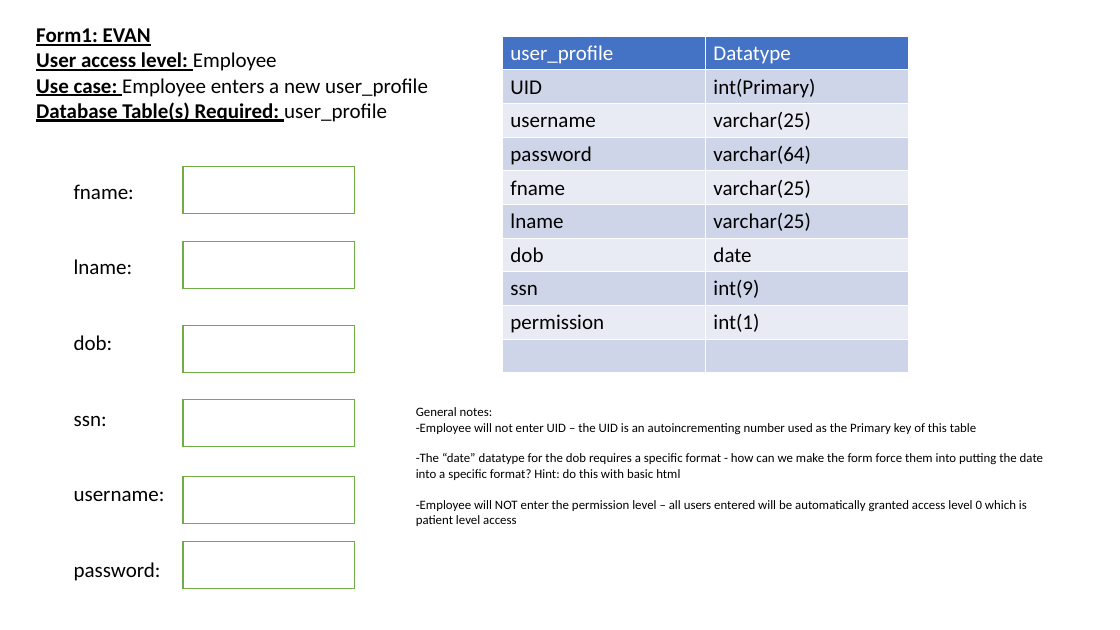
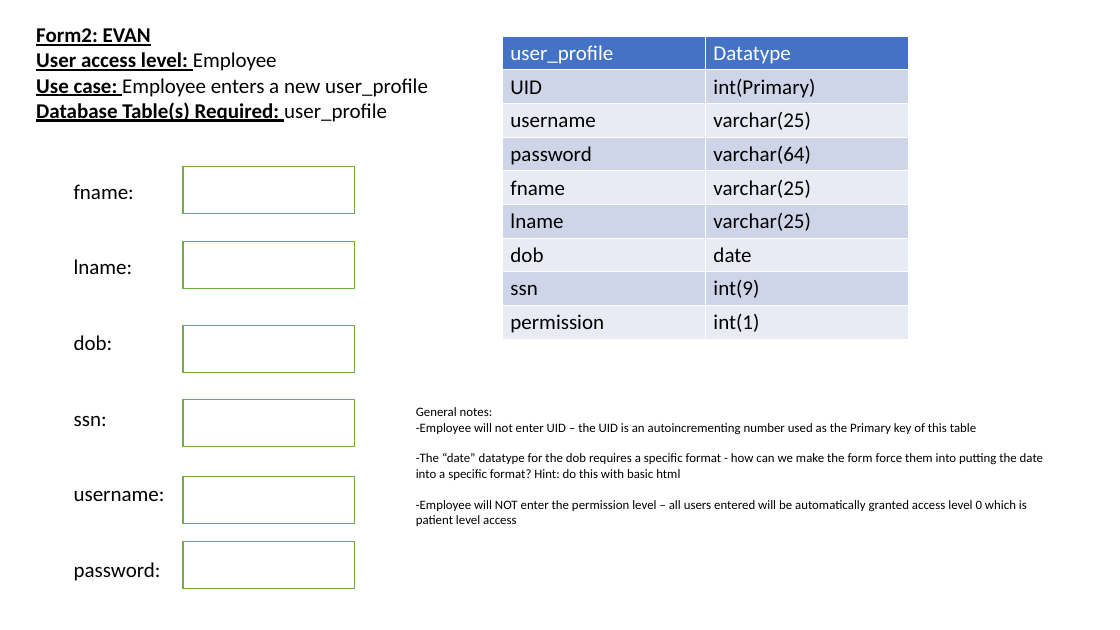
Before and after one commit to evanjam/CovidTestingSite, a slide deck: slide 3 of docs/Database/tables&forms.pptx (slide 2 before the commit). Drawn at 1120x630 pixels with LibreOffice and Linux fonts; fonts in the diff are those of the drawing. Boxes give left, top, right and bottom in pixels: in the first picture for what was removed or moved away, otherwise in the second. Text is boxed around its words. In the diff, an @@ line names an element or a change of style, - is before the commit and + after.

```diff
--- a/docs/Database/tables&forms.pptx
+++ b/docs/Database/tables&forms.pptx
@@ text at (x1=36, y1=28, x2=151, y2=46): text changed @@
-Form1: EVAN
+Form2: EVAN
@@ table at (x1=502, y1=36, x2=909, y2=339) @@
-row 10:  | 
```
Also in this commit, not shown: 2 other slides changed, 1 slide added, 7 other files.
